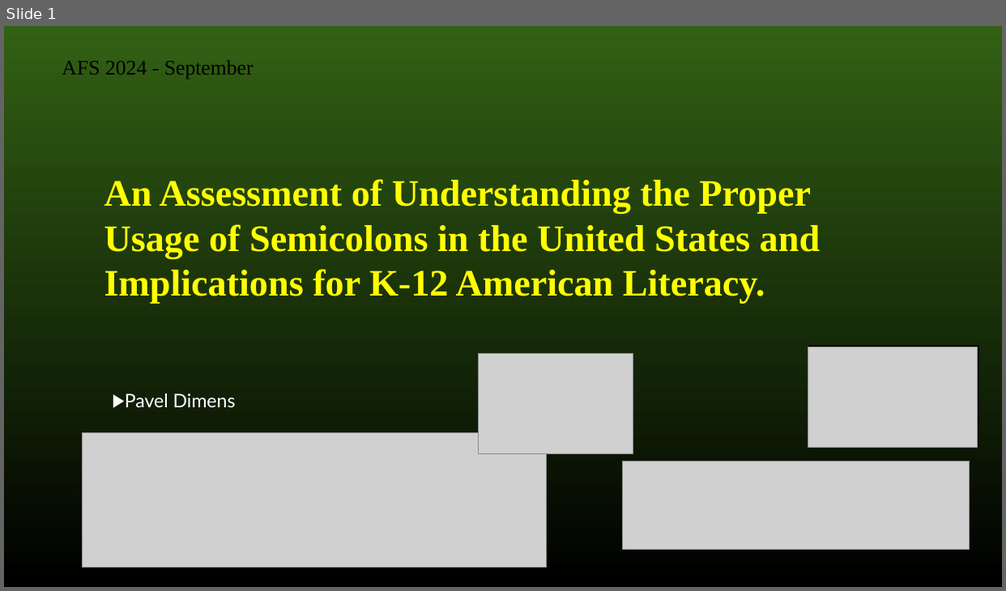
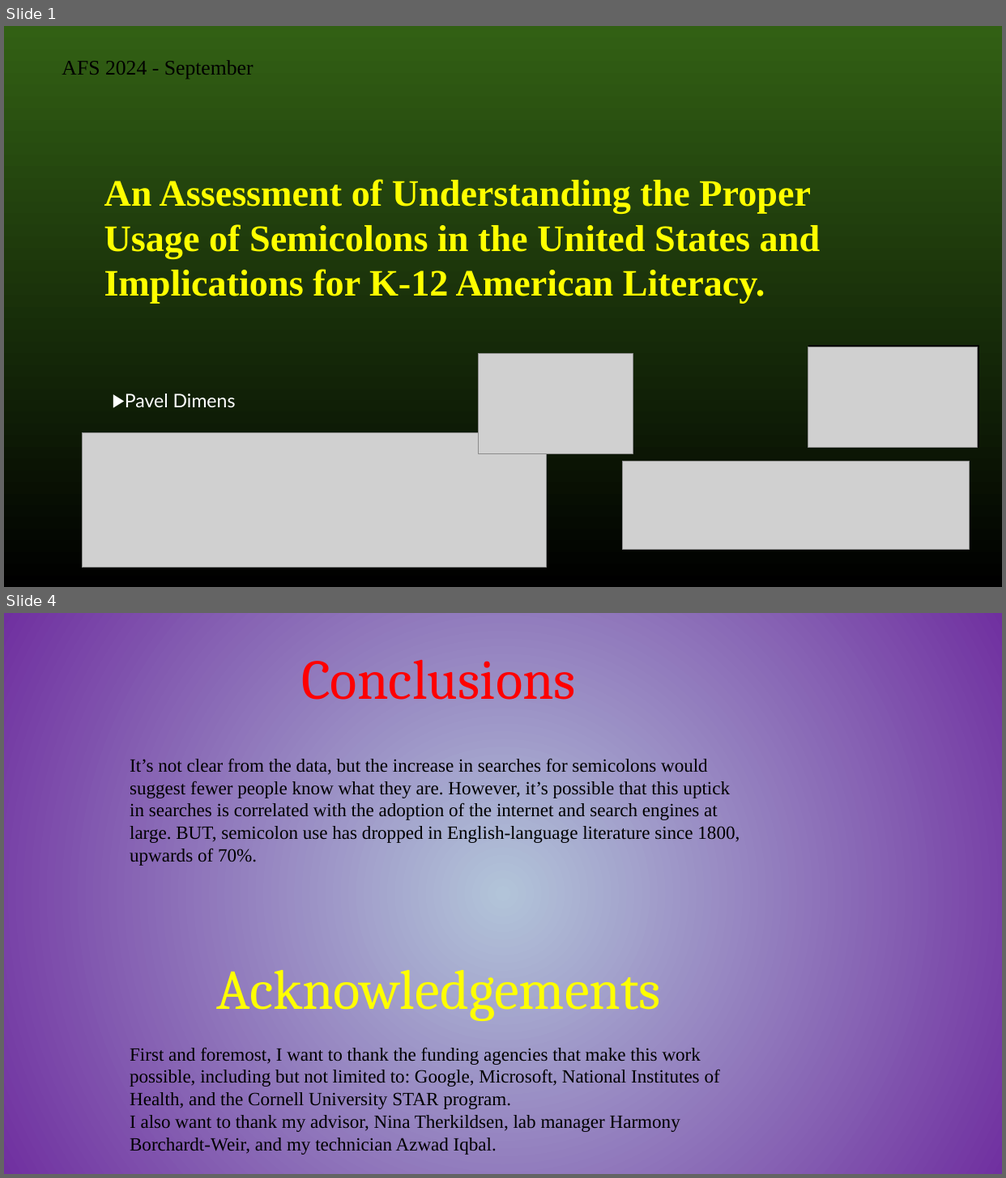
Before and after one commit to pdimens/AFSworkshop2024, a slide deck: Day2/Project/AFSWorkshop.semicolons.pptx. Shown one above the other, each under a label of ours: slide 1 before the commit, slides 1 and 4 after it; the slides between them are not shown. The pictures are 1006x591 and 1006x1178 pixels, drawn with LibreOffice and Linux fonts; fonts in the diff are those of the drawing; grey boxes stand for pictures. Boxes give left, top, right and bottom in pixels: in the first picture for what was removed or moved away, otherwise in the second. Text is boxed around its words. In the diff, an @@ line names an element or a change of style, - is before the commit and + after.

```diff
--- a/Day2/Project/AFSWorkshop.semicolons.pptx
+++ b/Day2/Project/AFSWorkshop.semicolons.pptx
@@ slide 4 added at bbox=[4, 613, 1002, 1174], background gradient #B2C4D9 to #7030A0 @@
@@ text added at bbox=[301, 660, 576, 700], 54 pt, text gradient #FF0000 to #7030A0 @@
+Conclusions
@@ text added at bbox=[130, 758, 739, 866], 18 pt, text #000000 @@
+It’s not clear from the data, but the increase in searches for semicolons would suggest fewer people know what they are. However, it’s possible that this uptick in searches is correlated with the adoption of the internet and search engines at large. BUT, semicolon use has dropped in English-language literature since 1800, upwards of 70%.
@@ text added at bbox=[216, 958, 661, 1021], 54 pt, text gradient #FFFF00 to #7030A0 @@
+Acknowledgements
@@ text added at bbox=[130, 1047, 720, 1155], 18 pt, text #000000 @@
+First and foremost, I want to thank the funding agencies that make this work possible, including but not limited to: Google, Microsoft, National Institutes of Health, and the Cornell University STAR program.
+I also want to thank my advisor, Nina Therkildsen, lab manager Harmony Borchardt-Weir, and my technician Azwad Iqbal.
```
Also in this commit, not shown: 2 slides changed.
